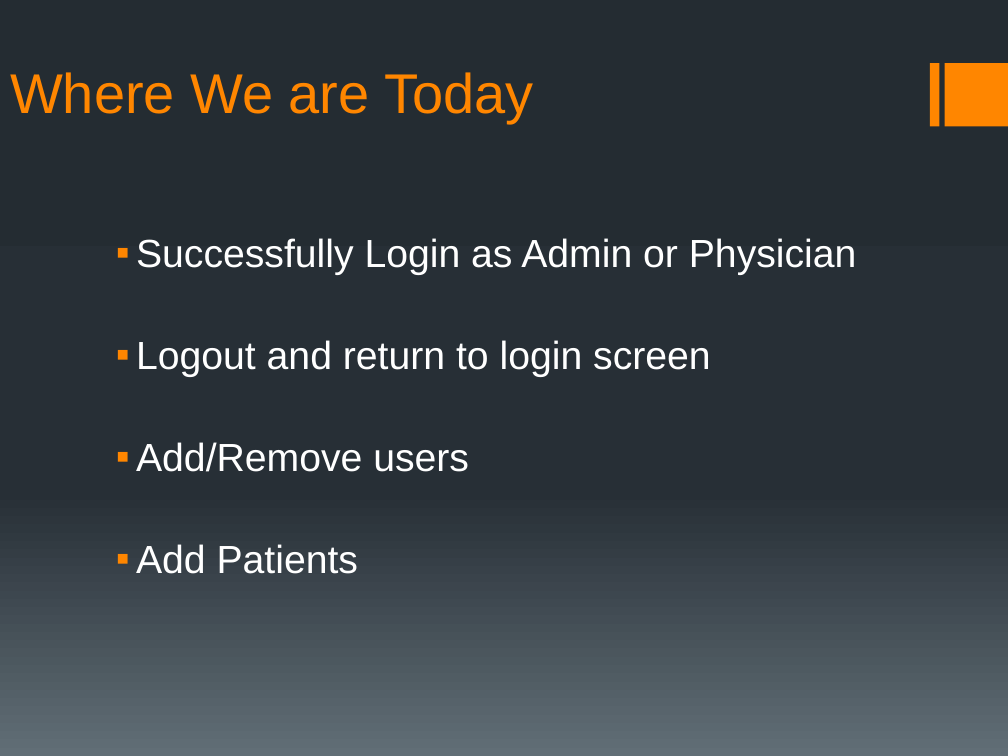
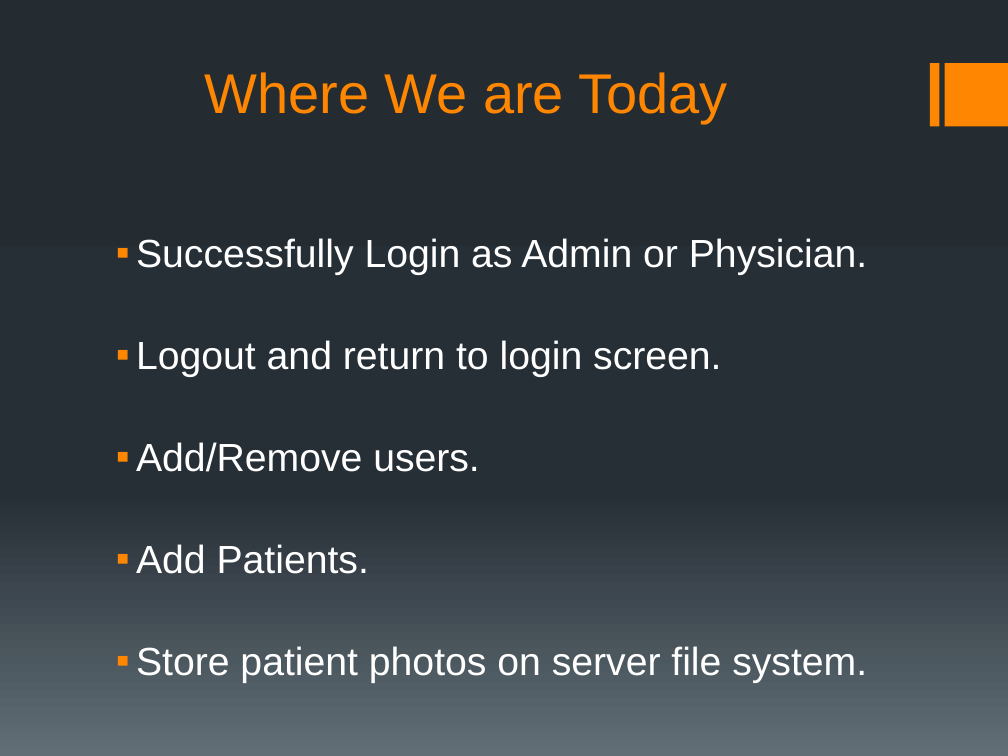
Before and after one commit to rmkane/semrs, a slide deck: slide 7 of MidTerm/Midterm_presentation_SEMRS.pptx. Drawn at 1008x756 pixels with LibreOffice and Linux fonts; fonts in the diff are those of the drawing. Boxes give left, top, right and bottom in pixels: in the first picture for what was removed or moved away, otherwise in the second. Text is boxed around its words. In the diff, an @@ line names an element or a change of style, - is before the commit and + after.

Commit message:
added revised presentation as of 2230 3 28 2012

```diff
--- a/MidTerm/Midterm_presentation_SEMRS.pptx
+++ b/MidTerm/Midterm_presentation_SEMRS.pptx
@@ title "Where We are Today" at [204,72,728,123]: alignment left to centre @@
@@ text at [136,238,867,683]: text changed @@
-▪ Successfully Login as Admin or Physician
-▪ Logout and return to login screen
-▪ Add/Remove users
-▪ Add Patients
+▪ Successfully Login as Admin or Physician.
+▪ Logout and return to login screen.
+▪ Add/Remove users.
+▪ Add Patients.
+▪ Store patient photos on server file system.
```
Also in this commit, not shown: 7 other slides changed.
